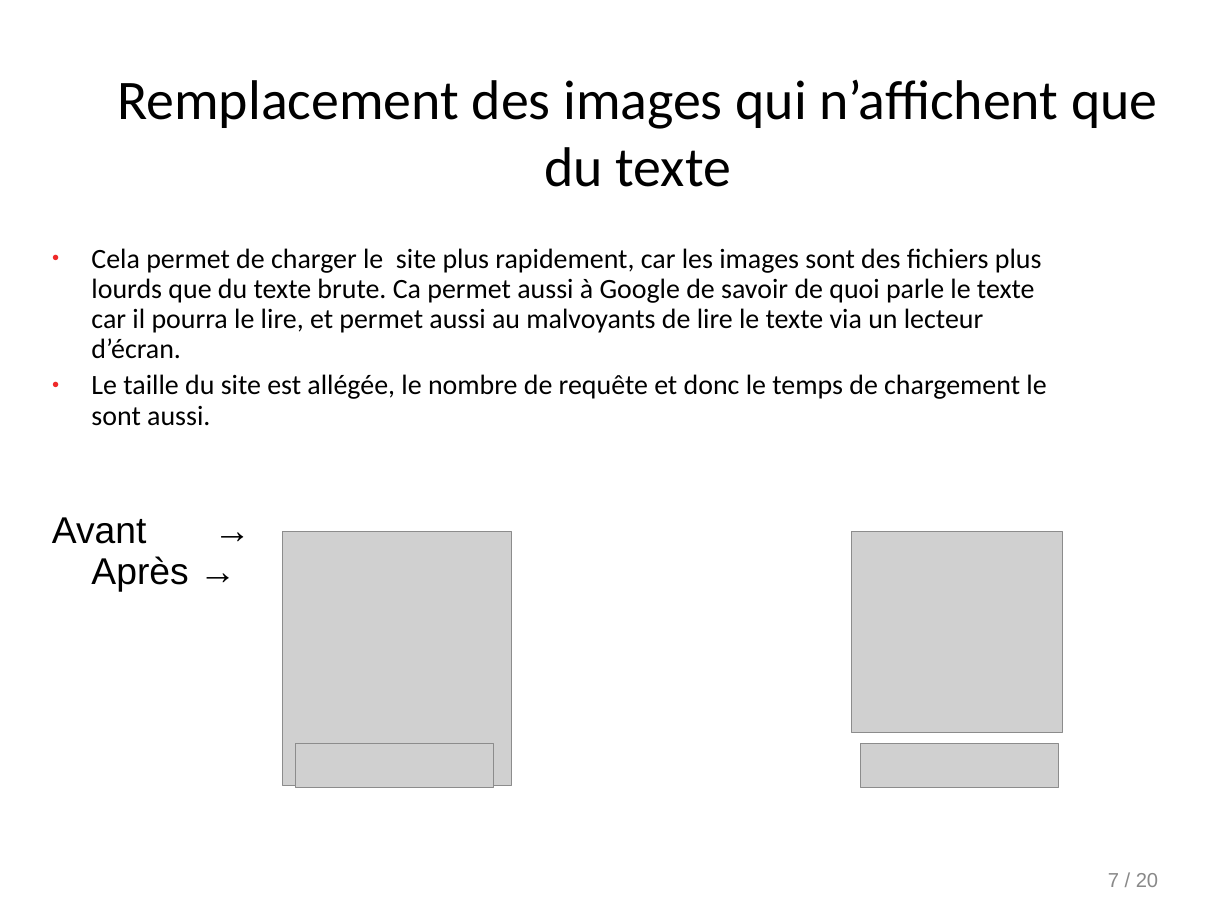
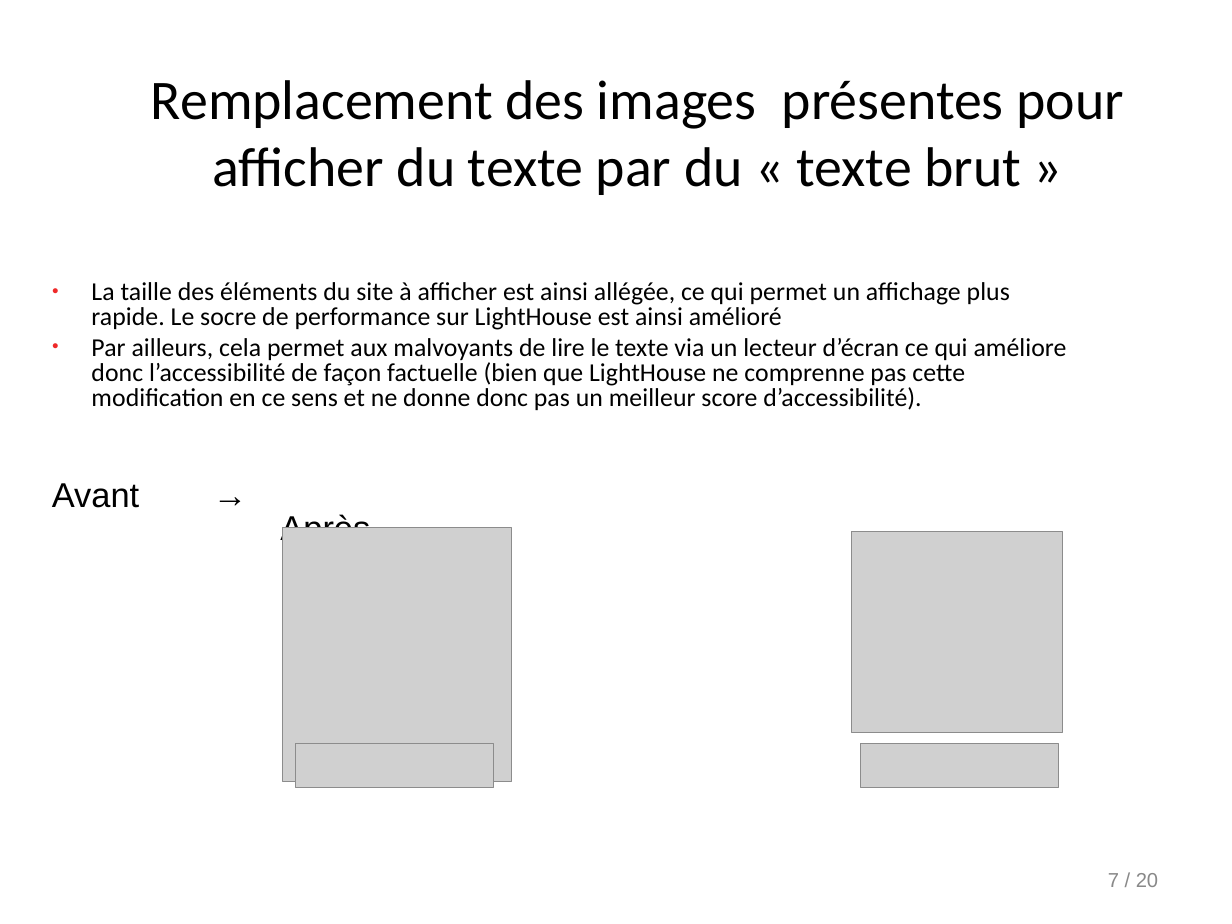
Before and after one commit to Doppler123/OPC_P4_La_Panthere, a slide deck: slide 7 of audit/Rapport.odp. Drawn at 1232x924 pixels with LibreOffice and Linux fonts; fonts in the diff are those of the drawing; grey boxes stand for pictures. Boxes give left, top, right and bottom in pixels: in the first picture for what was removed or moved away, otherwise in the second. Text is boxed around its words. In the diff, an @@ line names an element or a change of style, - is before the commit and + after.

```diff
--- a/audit/Rapport.odp
+++ b/audit/Rapport.odp
@@ title at (151,80,1124,195): text changed @@
-Remplacement des images qui n’affichent que du texte
+Remplacement des images présentes pour afficher du texte par du « texte brut »
@@ text at (91,282,1067,410): text changed; size 18 to 16.6 pt @@
-● Cela permet de charger le site plus rapidement, car les images sont des fichiers plus lourds que du texte brute. Ca permet aussi à Google de savoir de quoi parle le texte car il pourra le lire, et permet aussi au malvoyants de lire le texte via un lecteur d’écran.
-● Le taille du site est allégée, le nombre de requête et donc le temps de chargement le sont aussi.
+● La taille des éléments du site à afficher est ainsi allégée, ce qui permet un affichage plus rapide. Le socre de performance sur LightHouse est ainsi amélioré
+● Par ailleurs, cela permet aux malvoyants de lire le texte via un lecteur d’écran ce qui améliore donc l’accessibilité de façon factuelle (bien que LightHouse ne comprenne pas cette modification en ce sens et ne donne donc pas un meilleur score d’accessibilité).
@@ text at (52,483,370,547): size 24 to 22.2 pt in "Avant → Après →"; line spacing 0.9 to 0.8 @@
@@ picture: place and size @@
-picture at (283,532,512,786)
+picture at (283,528,512,781)
```
Also in this commit, not shown: 15 other slides changed, 2 other files.
